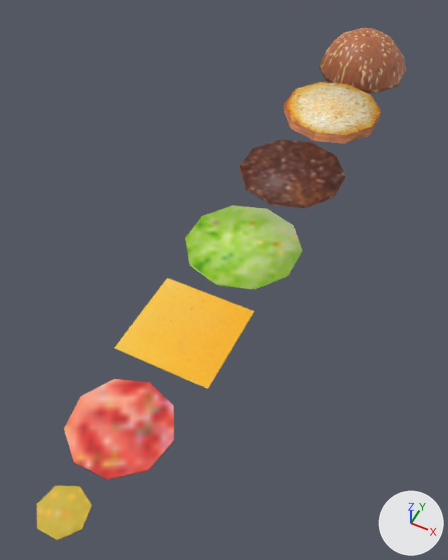
The Blender file food/burger/burger.blend, before and after one commit.
One viewpoint serves both versions: a 50 mm lens placed at (3.05, -13.2, 7.48), pointed at (-0.17, -6.76, -0.57). Lighting does not change. The marker at lower right points along +X, +Y and +Z. The first picture is the older version.

The older version as bpy lines, for what is in view:
```python
ob_bunbottom = bpy.data.objects.new('BunBottom', me_circle)
ob_bunbottom.location = (0.0, -2.05, 0.0)
ob_buntop = bpy.data.objects.new('BunTop', me_sphere)
ob_buntop.location = (0.0, 0.0, 0.0)
ob_cheese = bpy.data.objects.new('Cheese', me_plane)
ob_cheese.location = (0.0, -8.37, 0.0)
ob_cheese.scale = (0.926, 0.926, 0.926)
ob_lettuce = bpy.data.objects.new('Lettuce', me_circle_002)
ob_lettuce.location = (0.0, -6.37, 0.0)
ob_pickle = bpy.data.objects.new('Pickle', me_circle_004)
ob_pickle.location = (0.0, -11.45, 0.0)
ob_tomato = bpy.data.objects.new('Tomato', me_circle_005)
ob_tomato.location = (0.0, -10.17, 0.0)
# also in view: 'Patty' at (0.0, -4.22, 0.04)
```
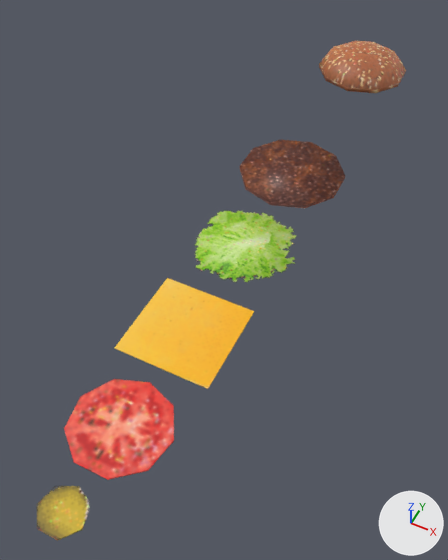
Commit message: burger money

Where the newer file only moved an object's origin or applied its transform, the numbers keep the older frame.

Diff of the bpy script that builds the scene:
```diff
--- a/food/burger/burger.blend.py
+++ b/food/burger/burger.blend.py
@@ me_sphere @@
 # used by ob_buntop; location = (0.0, 0.0, 0.0)
-me_sphere.from_pydata(...)  # 51 vertices, 51 faces; spans x -0.94..0.94, y -0.98..0.98, z 0.0..0.91
+me_sphere.from_pydata(...)  # 51 vertices, 51 faces; spans x -0.94..0.94, y -0.98..0.98, z 0.0..0.5
+# me_sphere part 1: all 31 vertices in x -0.82..0.82, y -0.87..0.87, z 0.41..0.91 are scaled about their middle by (1, 1, 0.481), then moved by (0.0, 0.0, -0.28)
 me_sphere.materials.append(mat_burger)
@@ me_circle_002 @@
 # used by ob_lettuce; location = (0.0, -6.37, 0.0)
-me_circle_002.from_pydata(...)  # 30 vertices, 22 faces; spans x -0.95..0.95, y -1.0..1.0, z 0.0..0.03
+me_circle_002.from_pydata(...)  # 30 vertices, 22 faces; spans x -0.95..0.95, y -1.0..1.0, z 0.0..0.01
+# me_circle_002 part 2: texture (UV) coordinates of 12 of 22 faces, centred in x -0.95..0.95, y -0.9..0.9, z 0.0..0.03, changed; they spanned u 0.06..0.22, v 0.23..0.38 and now span u 0.0..0.27, v 0.08..0.43
+# edits to the shape of me_circle_002 do not show in these pictures
 me_circle_002.materials.append(mat_burger)
@@ me_circle_004 @@
 me_circle_004.from_pydata(...)  # 14 vertices, 9 faces; spans x -0.336..0.336, y -0.31..0.344, z 0.0..0.019
 # used by ob_pickle; location = (0.0, -11.45, 0.0)
+# me_circle_004 part 3: texture (UV) coordinates of 2 of 9 faces, centred in x 0.0, y 0.0, z 0.0..0.019, changed; they spanned u 0.29..0.35, v 0.67..0.7 and now span u 0.27..0.36, v 0.64..0.74
 me_circle_004.materials.append(mat_burger)
@@ me_circle_005 @@
 me_circle_005.from_pydata(...)  # 18 vertices, 11 faces; spans x -0.738..0.738, y -0.704..0.749, z 0.0..0.02
 # used by ob_tomato; location = (0.0, -10.17, 0.0)
+# me_circle_005 part 4: texture (UV) coordinates of 2 of 11 faces, centred in x 0.0, y 0.0, z 0.0..0.02, changed; they spanned u 0.27..0.37, v 0.52..0.58 and now span u 0.26..0.39, v 0.51..0.63
 me_circle_005.materials.append(mat_burger)
@@ ob_bunbottom @@
 ob_bunbottom.location = (0.0, -2.05, 0.0)
+ob_bunbottom.hide_render = True
```

Where the change shows, as pixel boxes [x1, y1, x2, y2] in the pictures (448 x 560 px; the box of a moved part takes in the faces that stretch with it):
'BunBottom', hidden (beige)
    before: [284, 82, 381, 144]
'BunTop', reshaped (20% shorter)
    before: [319, 28, 406, 93]
    after: [319, 41, 406, 93]
part 1 of me_sphere, moved or reshaped
    before: [319, 28, 406, 90]
    after: [319, 41, 406, 90]
part 2 of me_circle_002, surface changed
    before: [185, 205, 302, 290]
    after: [195, 211, 296, 282]
part 3 of me_circle_004, surface changed
    both: [37, 486, 89, 540]
part 4 of me_circle_005, surface changed
    both: [64, 379, 174, 479]
